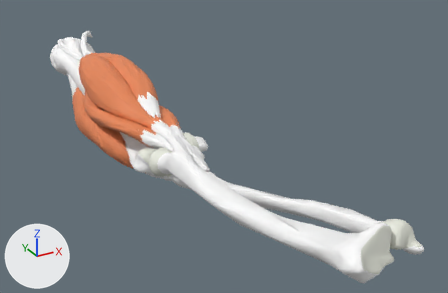
One commit to the glTF model public/arm_full.glb: the scene before it, then after it.
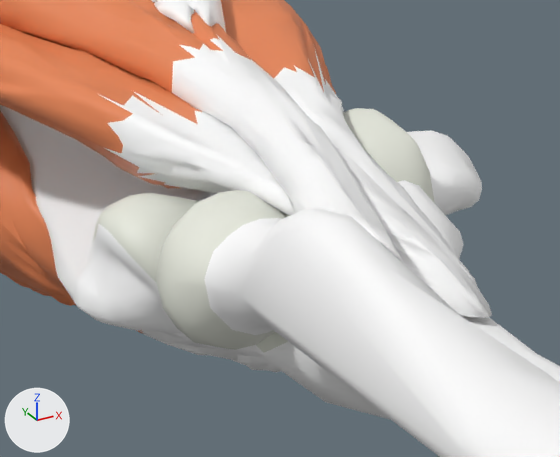
There are two pictures of each version: one whole from a 50 mm lens placed at (-2.29, -5.25, 2.66), pointed at (0.62, 0.04, 0.02), one close up on the part from 27% to 50% of the width and 38% to 67% of the height. Every picture has the same lights, and +X, +Y and +Z are marked at lower left.

The first close-up shows 'Brachialis muscle', 'Humerus', 'Lateral head of triceps brachii', 'Long head of biceps brachii', 'Radius', 'Short head of biceps brachii', 'Ulna'.
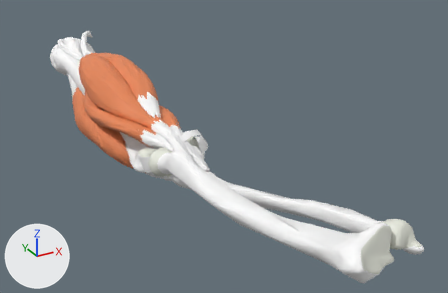
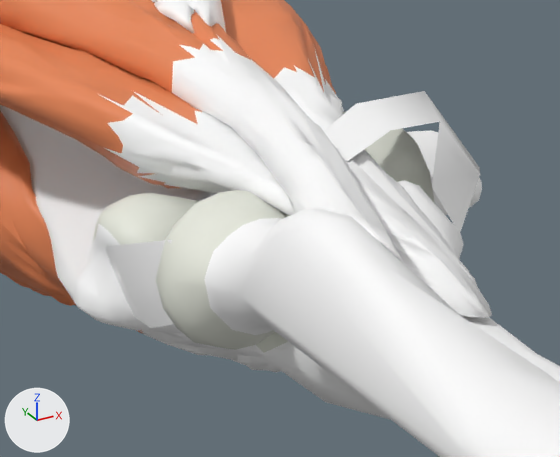
Commit message: Improve ligaments model

Scene script edits in JSON lines:
```json
{"op": "add", "block": "mat_ligament", "code": ["mat_ligament = principled_material('Ligament')", "mat_ligament.base_color = (1.0, 1.0, 1.0)  # white #ffffff", "mat_ligament.roughness = 0.102"]}
{"op": "add", "block": "me_ulnar_collateral_ligament_001", "code": ["me_ulnar_collateral_ligament_001 = bpy.data.meshes.new('Ulnar collateral ligament.001')", "me_ulnar_collateral_ligament_001.from_pydata([(0.258, -0.125, 0.281), (0.352, -0.101, 0.147), (0.425, 0.043, 0.092), (0.376, 0.08, 0.156), (0.193, -0.217, 0.201), (0.235, -0.243, 0.107), (0.297, 0.016, 0.284), (0.381, -0.043, 0.125), (0.146, -0.151, 0.296), (0.114, -0.073, 0.326), (0.047, -0.187, 0.272), (-0.026, -0.117, 0.269), (-0.044, -0.189, 0.199), (-0.136, -0.186, 0.243)], [], [(0, 1, 7), (0, 7, 6), (1, 0, 4), (1, 4, 5), (0, 6, 9), (0, 9, 8), (6, 7, 2), (6, 2, 3), (8, 9, 11), (8, 11, 10), (10, 11, 13), (10, 13, 12)])", "me_ulnar_collateral_ligament_001.materials.append(mat_ligament)  # white #ffffff"]}
{"op": "add", "block": "me_radial_collateral_ligament_001", "code": ["me_radial_collateral_ligament_001 = bpy.data.meshes.new('Radial collateral ligament.001')", "me_radial_collateral_ligament_001.from_pydata([(-0.307, -0.208, 0.202), (-0.311, -0.236, 0.053), (-0.321, -0.118, -0.004), (-0.354, -0.043, 0.135), (-0.323, 0.125, 0.061), (-0.312, 0.028, -0.035), (-0.347, -0.091, 0.068), (-0.317, 0.076, 0.013), (-0.326, -0.222, 0.128)], [], [(6, 7, 5), (6, 5, 2), (8, 0, 3), (8, 3, 6), (1, 8, 6), (1, 6, 2), (3, 4, 7), (3, 7, 6)])", "me_radial_collateral_ligament_001.materials.append(mat_ligament)  # white #ffffff"]}
{"op": "add", "block": "ob_ulnar_collateral_ligament", "code": ["ob_ulnar_collateral_ligament = bpy.data.objects.new('Ulnar collateral ligament', me_ulnar_collateral_ligament_001)", "ob_ulnar_collateral_ligament.location = (0.0, 0.0, 0.0)"]}
{"op": "add", "block": "ob_radial_collateral_ligament", "code": ["ob_radial_collateral_ligament = bpy.data.objects.new('Radial collateral ligament', me_radial_collateral_ligament_001)", "ob_radial_collateral_ligament.location = (0.0, 0.0, 0.0)"]}
```

Location of each change, [x1, y1, x2, y2] in pixels of the close-ups (560 x 457 px):
```json
{"object": "Ulnar collateral ligament", "change": "added", "after": [256, 91, 480, 232]}
{"object": "Radial collateral ligament", "change": "added", "after": [106, 240, 174, 328]}
```
